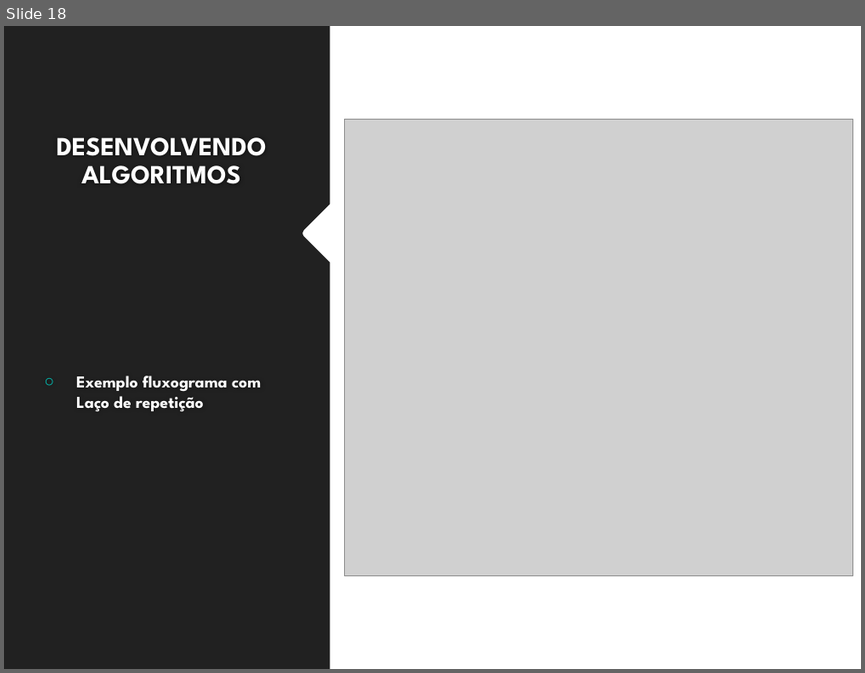
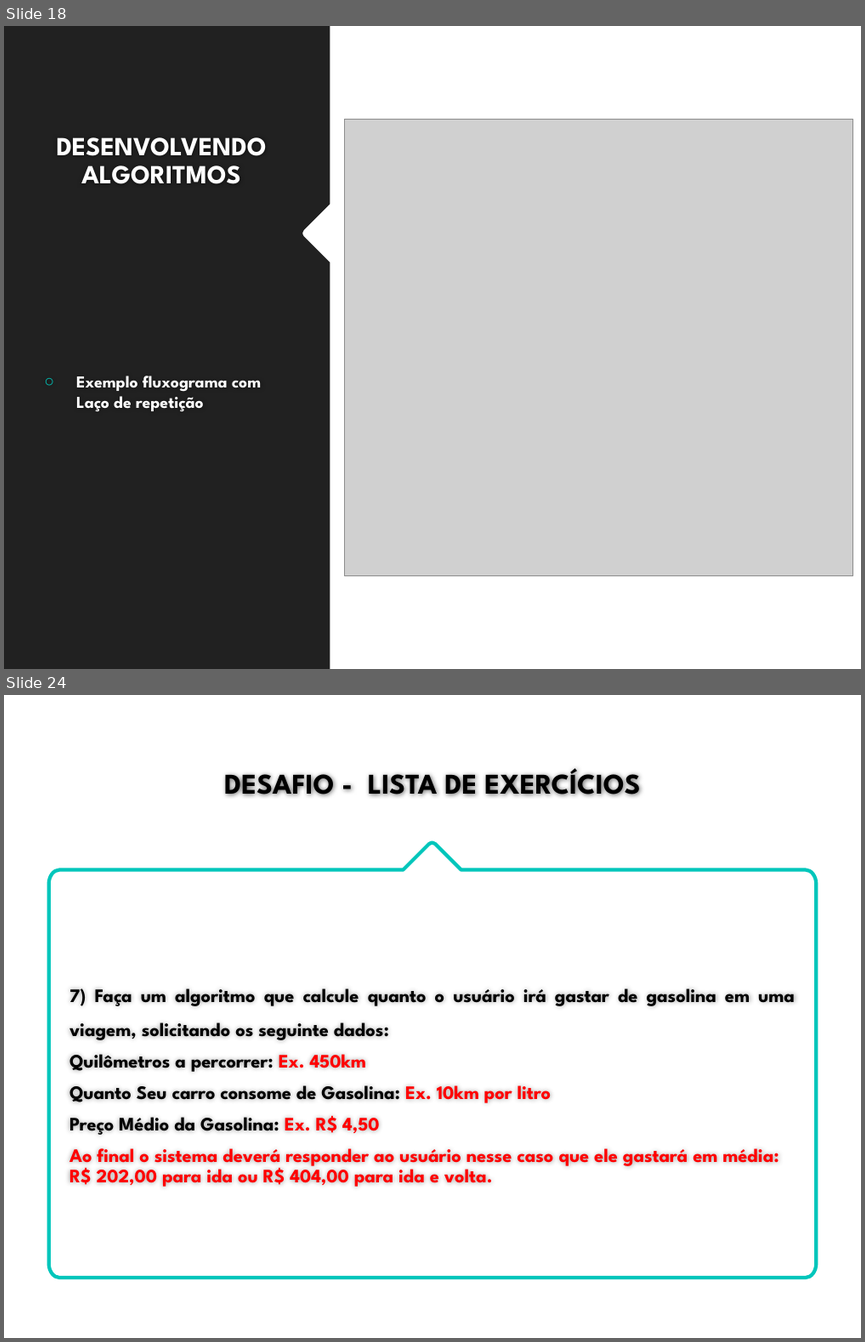
Before and after one commit to ProfAndersonVanin/aulas_PA_2024, a slide deck: LP-Aula-03 - Fluxogramas.pptx. Shown one above the other, each under a label of ours: slide 18 before the commit, slides 18 and 24 after it; the slides between them are not shown. The pictures are 865x673 and 865x1342 pixels, drawn with LibreOffice and Linux fonts; fonts in the diff are those of the drawing; grey boxes stand for pictures; background and template pictures are left out. Boxes give left, top, right and bottom in pixels: in the first picture for what was removed or moved away, otherwise in the second. Text is boxed around its words. In the diff, an @@ line names an element or a change of style, - is before the commit and + after.

Commit message:
Aula 03 - Fluxogramas e Exercícios

```diff
--- a/LP-Aula-03 - Fluxogramas.pptx
+++ b/LP-Aula-03 - Fluxogramas.pptx
@@ slide 24 added at [4, 695, 861, 1338], background #FFFFFF @@
@@ title added at [224, 766, 640, 803], 24 pt, text #000000, bold @@
+DESAFIO - LISTA DE EXERCÍCIOS
@@ freeform shape added at [48, 842, 816, 1276], outline #00C6BB 3 pt @@
@@ text added at [69, 988, 794, 1186], 16 pt, text #000000, bold @@
+7) Faça um algoritmo que calcule quanto o usuário irá gastar de gasolina em uma viagem, solicitando os seguinte dados:
+Quilômetros a percorrer: Ex. 450km
+Quanto Seu carro consome de Gasolina: Ex. 10km por litro
+Preço Médio da Gasolina: Ex. R$ 4,50
+Ao final o sistema deverá responder ao usuário nesse caso que ele gastará em média: R$ 202,00 para ida ou R$ 404,00 para ida e volta.
```
Also in this commit, not shown: 5 slides changed, 2 other slides added.
